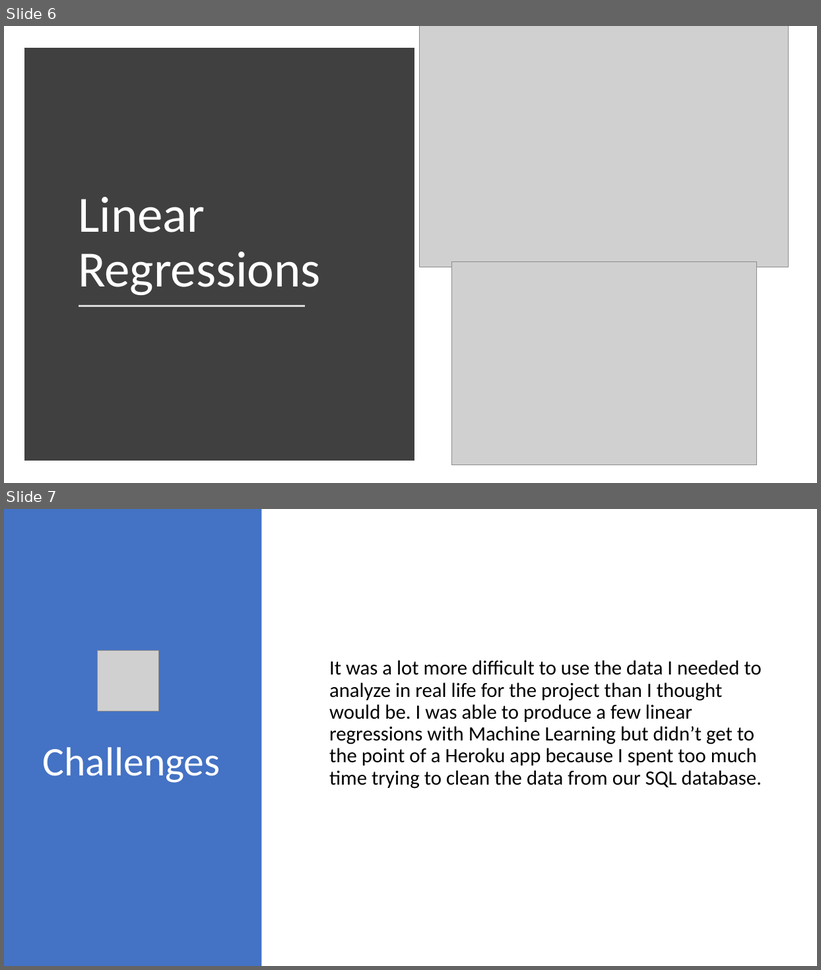
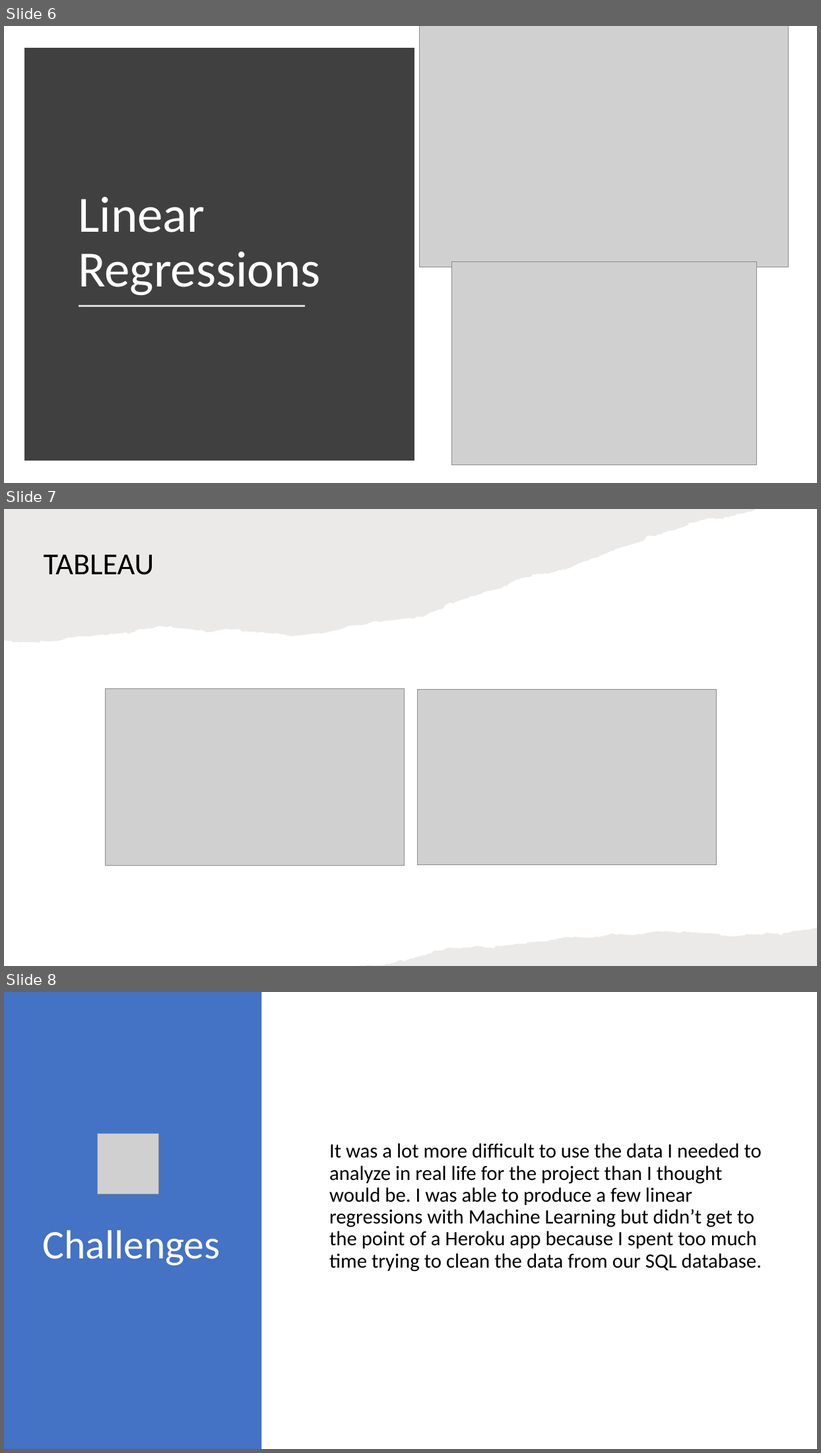
Before and after one commit to jinemec23/Final_Project, a slide deck: Nuance_IncomingFreightCostAnalysis.pptx. Shown one above the other, each under a label of ours: slides 6 and 7 before the commit, slides 6, 7 and 8 after it. The pictures are 821x970 and 821x1453 pixels, drawn with LibreOffice and Linux fonts; fonts in the diff are those of the drawing; grey boxes stand for pictures. Boxes give left, top, right and bottom in pixels: in the first picture for what was removed or moved away, otherwise in the second. Text is boxed around its words. In the diff, an @@ line names an element or a change of style, - is before the commit and + after.

```diff
--- a/Nuance_IncomingFreightCostAnalysis.pptx
+++ b/Nuance_IncomingFreightCostAnalysis.pptx
@@ slide 7 added at <box>4,509,817,966</box>, background #FFFFFF @@
@@ freeform shape added at <box>4,509,756,643</box>, fill #82766A at 15% opacity @@
@@ title added at <box>44,555,154,575</box>, 36 pt, text #000000 @@
+TABLEAU
@@ picture added at <box>106,689,405,866</box> @@
@@ picture added at <box>418,690,717,865</box> @@
@@ freeform shape added at <box>358,928,817,966</box>, fill #82766A at 15% opacity @@
@@ what was slide 7 is now slide 8 @@
```
Also in this commit, not shown: 1 slide changed.
